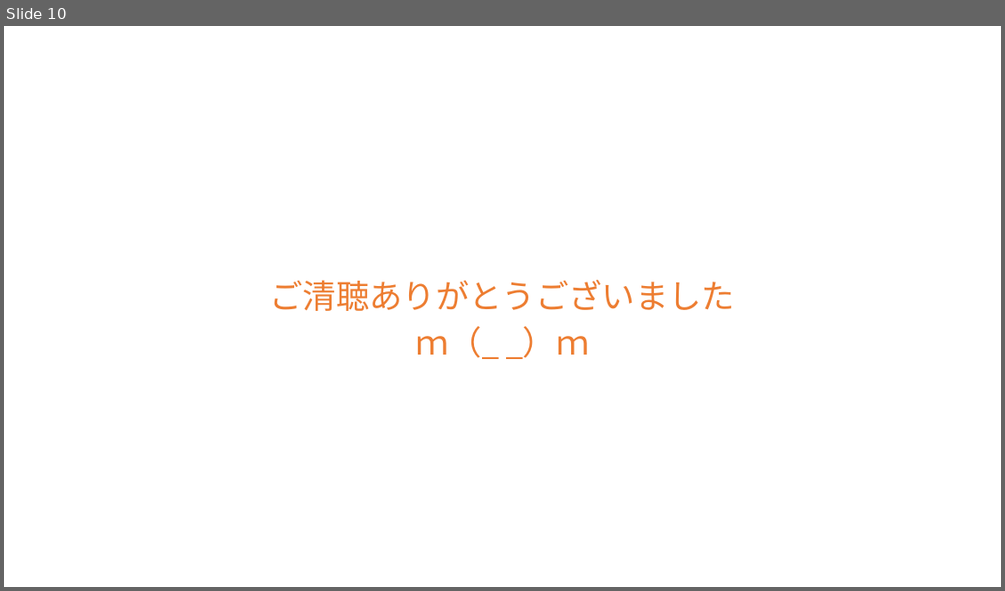
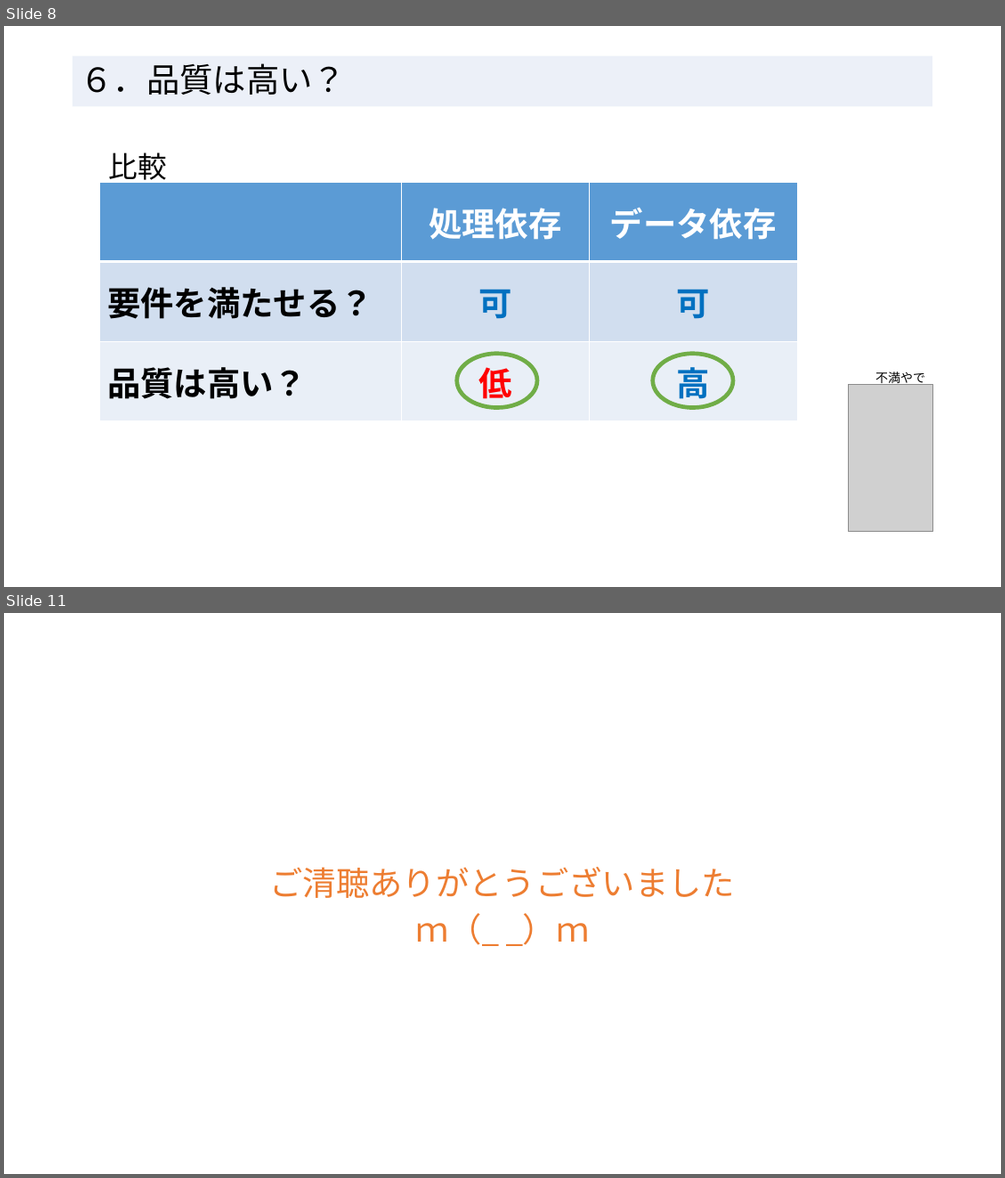
Before and after one commit to RyotoKuroki/QualityDependsOnDataApplication, a slide deck: 処理依存よりデータ依存_エンジニアの輪20250215.pptx. Shown one above the other, each under a label of ours: slide 10 before the commit, slides 8 and 11 after it; the slides between them are not shown. The pictures are 1005x591 and 1005x1178 pixels, drawn with LibreOffice and Linux fonts; fonts in the diff are those of the drawing; grey boxes stand for pictures. Boxes give left, top, right and bottom in pixels: in the first picture for what was removed or moved away, otherwise in the second. Text is boxed around its words. In the diff, an @@ line names an element or a change of style, - is before the commit and + after.

```diff
--- a/処理依存よりデータ依存_エンジニアの輪20250215.pptx
+++ b/処理依存よりデータ依存_エンジニアの輪20250215.pptx
@@ slide 8 added at (x1=4, y1=26, x2=1001, y2=587), background #FFFFFF @@
@@ title added at (x1=73, y1=56, x2=933, y2=107), fill #DAE3F3 at 50% opacity, 32 pt, text #000000 @@
+６．品質は高い？
@@ text added at (x1=109, y1=152, x2=167, y2=185), 28 pt, text #000000 @@
+比較
@@ table added at (x1=100, y1=183, x2=798, y2=421), 3 rows, 3 columns @@
+ | 処理依存 | データ依存
+要件を満たせる？ | 可 | 可
+品質は高い？ | 低 | 高
@@ ellipse added at (x1=457, y1=354, x2=537, y2=408), outline #70AD47 4 pt @@
@@ ellipse added at (x1=653, y1=354, x2=733, y2=408), outline #70AD47 4 pt @@
@@ text added at (x1=875, y1=371, x2=925, y2=386), 12 pt, text #000000 @@
+不満やで
@@ picture added at (x1=849, y1=384, x2=932, y2=532) @@
@@ what was slide 10 is now slide 11 @@
```
Also in this commit, not shown: 8 slides changed.
